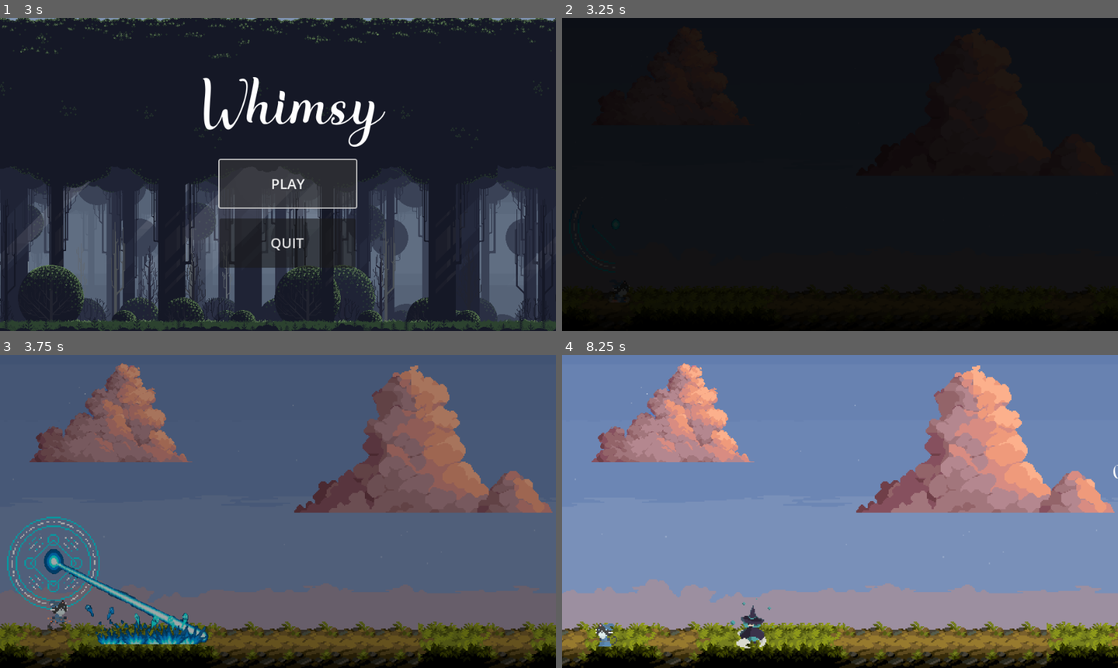
Above: before the commit, frames 1-4 (two rows, left to right).
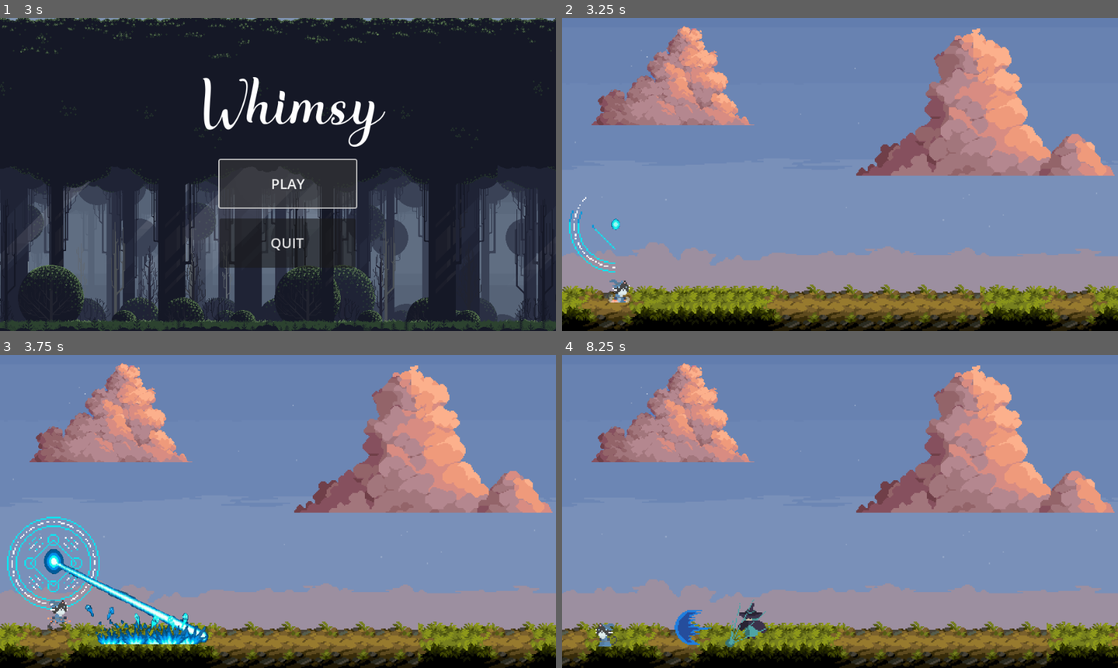
Above: after the commit, the same moments.

Repository: nakntums/Whimsy
Game: Godot game, scene res://scenes/start_screen.tscn
The game is run twice, just before and just after one commit, with the same random seed, the same clock (stepped at 60 frames per second) and the same inputs.
Inputs:
- Up to frame 1 (3 s): click "PLAY" at 0.5 s; click "PLAY" at 1.25 s; tap Enter at 2 s; hold E (attack_e) 2.03-2.78 s; hold Right (right) from 2.03 s (still down); tap Up (jump) at 2.27 s; tap Q (attack_q) at 2.3, 2.85 s
- Up to frame 2 (3.25 s): keep holding Right (right); tap Up (jump) at 3.02 s; tap R (attack_r) at 3.05 s
- Up to frame 3 (3.75 s): release Right (right) at 3.53 s; hold Left (left) from 3.53 s (still down); hold R (attack_r) from 3.53 s (still down)
- Up to frame 4 (8.25 s): tap W (attack_w) at 3.8, 4.35, 6.8, 7.35 s; release Left (left) at 4.28 s; release R (attack_r) at 4.28 s; hold Right (right) 4.28-5.78 s; tap Up (jump) at 4.52, 5.27, 6.02, 7.52 s; tap E (attack_e) at 4.55, 7.55 s; hold E (attack_e) 5.03-5.78 s; tap Q (attack_q) at 5.3, 5.85 s; hold Left (left) 5.78-6.53 s; tap R (attack_r) at 6.05 s; hold Right (right) 6.53-7.28 s; hold R (attack_r) 6.53-7.28 s; hold Left (left) from 7.28 s (still down); hold Ctrl (toggle_typing) from 8.03 s (still down)

Frame 1 is identical in both runs. In frame 2, 97% of the frame differs, in the area x 0-100%, y 0-100%; in frame 3, 94%; in frame 4, 1.0%.

Commit message:
health ui
1. hearts on screen reflect damage taken/healed

Diff:
--- /dev/null
+++ b/scenes/HealthUI.tscn
@@ -0,0 +1,20 @@
+[gd_scene load_steps=3 format=3 uid="uid://8pdr6k3m43mh"]
+
+[ext_resource type="Script" path="res://scripts/healthUI.gd" id="1_fxxqs"]
+[ext_resource type="Texture2D" uid="uid://d2mkcqhmvle4" path="res://assets/sprites/Heart.png" id="2_mta0i"]
+
+[node name="HeartsUI" type="CanvasLayer"]
+scale = Vector2(1.5, 1.5)
+transform = Transform2D(1.5, 0, 0, 1.5, 0, 0)
+script = ExtResource("1_fxxqs")
+heart_texture = ExtResource("2_mta0i")
+
+[node name="Control" type="Control" parent="."]
+layout_mode = 3
+anchors_preset = 0
+
+[node name="HeartsContainer" type="HBoxContainer" parent="Control"]
+offset_right = 40.0
+offset_bottom = 40.0
+theme_override_constants/separation = 0
+alignment = 1
--- /dev/null
+++ b/scenes/fairy_1.tscn
@@ -0,0 +1,73 @@
+[gd_scene load_steps=11 format=3 uid="uid://d4kuka7kde4a6"]
+
+[ext_resource type="Texture2D" uid="uid://dw5io0ufilswc" path="res://assets/sprites/Fairy/Fairy 1.png" id="1_ja1vh"]
+
+[sub_resource type="AtlasTexture" id="AtlasTexture_grhtv"]
+atlas = ExtResource("1_ja1vh")
+region = Rect2(0, 0, 32, 32)
+
+[sub_resource type="AtlasTexture" id="AtlasTexture_wqdjq"]
+atlas = ExtResource("1_ja1vh")
+region = Rect2(32, 0, 32, 32)
+
+[sub_resource type="AtlasTexture" id="AtlasTexture_w25lw"]
+atlas = ExtResource("1_ja1vh")
+region = Rect2(64, 0, 32, 32)
+
+[sub_resource type="AtlasTexture" id="AtlasTexture_jdwwd"]
+atlas = ExtResource("1_ja1vh")
+region = Rect2(96, 0, 32, 32)
+
+[sub_resource type="AtlasTexture" id="AtlasTexture_rxfvw"]
+atlas = ExtResource("1_ja1vh")
+region = Rect2(128, 0, 32, 32)
+
+[sub_resource type="AtlasTexture" id="AtlasTexture_x8x0u"]
+atlas = ExtResource("1_ja1vh")
+region = Rect2(160, 0, 32, 32)
+
+[sub_resource type="AtlasTexture" id="AtlasTexture_s0koe"]
+atlas = ExtResource("1_ja1vh")
+region = Rect2(192, 0, 32, 32)
+
+[sub_resource type="AtlasTexture" id="AtlasTexture_nt1ai"]
+atlas = ExtResource("1_ja1vh")
+region = Rect2(224, 0, 32, 32)
+
+[sub_resource type="SpriteFrames" id="SpriteFrames_s3r4e"]
+animations = [{
+"frames": [{
+"duration": 1.0,
+"texture": SubResource("AtlasTexture_grhtv")
+}, {
+"duration": 1.0,
+"texture": SubResource("AtlasTexture_wqdjq")
+}, {
+"duration": 1.0,
+"texture": SubResource("AtlasTexture_w25lw")
+}, {
+"duration": 1.0,
+"texture": SubResource("AtlasTexture_jdwwd")
+}, {
+"duration": 1.0,
+"texture": SubResource("AtlasTexture_rxfvw")
+}, {
+"duration": 1.0,
+"texture": SubResource("AtlasTexture_x8x0u")
+}, {
+"duration": 1.0,
+"texture": SubResource("AtlasTexture_s0koe")
+}, {
+"duration": 1.0,
+"texture": SubResource("AtlasTexture_nt1ai")
+}],
+"loop": true,
+"name": &"default",
+"speed": 10.0
+}]
+
+[node name="Node2D" type="Node2D"]
+
+[node name="AnimatedSprite2D" type="AnimatedSprite2D" parent="."]
+sprite_frames = SubResource("SpriteFrames_s3r4e")
+frame_progress = 0.656211
--- a/scenes/game.tscn
+++ b/scenes/game.tscn
@@ -6,6 +6,7 @@
 [ext_resource type="Texture2D" uid="uid://d2v1ufdf0tyun" path="res://assets/bg/1. NEW CLOUDS/1.png" id="2_1b4q3"]
 [ext_resource type="Texture2D" uid="uid://discvpcwirhbe" path="res://assets/bg/1. NEW CLOUDS/3.png" id="2_65vbm"]
 [ext_resource type="Texture2D" uid="uid://dodb8p7m4fs7s" path="res://assets/tiles/Tiles_2.png" id="2_ecea0"]
+[ext_resource type="PackedScene" uid="uid://8pdr6k3m43mh" path="res://scenes/HealthUI.tscn" id="3_4ysu8"]
 [ext_resource type="Texture2D" uid="uid://bnlp48jib0atj" path="res://assets/bg/1. NEW CLOUDS/2.png" id="3_li5yk"]
 [ext_resource type="Script" path="res://scripts/camera_2d.gd" id="4_y8tjv"]
 [ext_resource type="PackedScene" uid="uid://c2bqnwm48mhip" path="res://scenes/boss_1.tscn" id="5_u0g40"]
@@ -793,6 +794,8 @@
 position = Vector2(72, 0)
 shape = SubResource("WorldBoundaryShape2D_iauky")
 
+[node name="HealthUI" parent="." instance=ExtResource("3_4ysu8")]
+
 [node name="Boss_1" parent="." instance=ExtResource("5_u0g40")]
 position = Vector2(719, 32)
 
@@ -802,6 +805,7 @@
 [node name="TypingChallenge" parent="." instance=ExtResource("10_drl3r")]
 
 [node name="ColorRect" parent="." instance=ExtResource("7_4w0de")]
+visible = false
 offset_left = -209.0
 offset_top = -271.0
 offset_right = 1230.0
--- a/scripts/TypingChallenge.gd
+++ b/scripts/TypingChallenge.gd
@@ -226,13 +226,14 @@
 	# difficulty adjuster recommendation : append numbers and symbols in harder difficulties
 	return word_data[word_difficulty].pick_random()
 
-func stop_challenge():
+func stop_challenge(no_damage: bool = false):
 	if not is_challenge_active:
 		return
 
 	is_challenge_active = false
 	spawn_timer.stop()
 	hide()
+
 	emit_signal("challenge_ended")
 
 	var required_words := _get_required_word_count()
@@ -241,7 +242,7 @@
 	# clear all words - does not damage player if they performed well (passed threshold)
 	occupied_y_positions.clear()
 	for word_data in active_words.duplicate():
-		_remove_word(word_data, performed_well)
+		_remove_word(word_data, no_damage or performed_well)
 
 
 func _get_required_word_count() -> int:
--- a/scripts/game.gd
+++ b/scripts/game.gd
@@ -14,16 +14,25 @@
 	typing_challenge.challenge_started.connect(_on_challenge_started)
 	typing_challenge.challenge_ended.connect(_on_challenge_ended)
 
+	if boss:
+		boss.tree_exiting.connect(_on_boss_died)
+
 # Called every frame. 'delta' is the elapsed time since the previous frame.
 func _process(delta: float) -> void:
 	game_time += delta
 	# challenge starts at 10 seconds
-	if game_time > 5.0 and not initial_challenge_started and not challenge_active:
+	if game_time > 10.0 and not initial_challenge_started and not challenge_active:
 		start_typing_challenge()
 		initial_challenge_started = true
 
-	if game_time > 40.0 and challenge_active:
+	if game_time > 30.0 and challenge_active:
 		end_typing_challenge()
+
+
+func _on_boss_died():
+	print("BOSS DIED - ENDING CHALLENGE EARLY")
+	if challenge_active:
+		typing_challenge.stop_challenge(true)
 
 func start_typing_challenge():
 	challenge_active = true
@@ -47,8 +56,8 @@
 		boss.end_challenge()
 
 # for debugging
-func _on_typing_result(success: bool):
-	print("Word %s" % ["completed successfully!" if success else "failed!"])
+#func _on_typing_result(success: bool):
+	#print("Word %s" % ["completed successfully!" if success else "failed!"])
 
 # prevent memory leaks
 #func _exit_tree():
--- /dev/null
+++ b/scripts/healthUI.gd
@@ -0,0 +1,72 @@
+extends CanvasLayer
+
+@export var max_hearts := 9
+@export var heart_texture : Texture
+@export var heart_size := Vector2(36, 36)
+
+@onready var hearts_container = $Control/HeartsContainer
+
+func _ready():
+	hearts_container.size_flags_horizontal = Control.SIZE_EXPAND_FILL
+	hearts_container.size_flags_vertical = Control.SIZE_EXPAND_FILL
+	await get_tree().process_frame
+	initialize_hearts()
+
+func initialize_hearts():
+	if not hearts_container:
+		print("NO HEARTSCONTAINER FOUND")
+		return
+	# clear existing hearts
+	for child in hearts_container.get_children():
+		child.queue_free()
+
+	# make new hearts as needed
+	for i in range(max_hearts):
+		var heart = TextureRect.new()
+		heart.name = "Heart_%d" % (i+1)
+		heart.texture = heart_texture
+		heart.expand_mode = TextureRect.EXPAND_IGNORE_SIZE
+		heart.stretch_mode = TextureRect.STRETCH_KEEP_ASPECT_CENTERED
+		heart.custom_minimum_size = heart_size
+
+		heart.modulate.a = 0
+		hearts_container.add_child(heart)
+
+		#var tween = create_tween()
+		#tween.tween_property(heart, "modulate:a", 1.0, 0.2).set_delay(i * 0.05)
+
+func update_hearts(current_health: int):
+	if not hearts_container:
+		print("NO HEARTSCONTAINER FOUND")
+		return
+
+	var hearts = hearts_container.get_children()
+
+	for i in range(hearts.size()):
+		var heart = hearts[i]
+		var should_be_visible = i < current_health
+		if heart.visible == should_be_visible:
+			continue
+		if should_be_visible:
+			# fade in when healed
+			heart.visible = true
+			var tween = create_tween()
+			tween.tween_property(heart, "modulate:a", 1.0, 0.3)
+		else:
+			# fade out when losing health
+			var tween = create_tween()
+			tween.tween_property(heart, "modulate:a", 0.0, 0.2)
+			tween.tween_callback(heart.set.bind("visible", false))
+
+func play_damage_effect():
+	if not hearts_container:
+		print("NO HEARTSCONTAINER FOUND")
+		return
+
+	for heart in hearts_container.get_children():
+		if heart.visible:
+			var tween = create_tween().set_parallel(true)
+			tween.tween_property(heart, "position:x", heart.position.x + 4, 0.1)
+			tween.tween_property(heart, "modulate", Color.RED, 0.1)
+			tween.chain().tween_property(heart, "position:x", heart.position.x, 0.1)
+			tween.tween_property(heart, "modulate", Color.WHITE, 0.1)
--- a/scripts/player.gd
+++ b/scripts/player.gd
@@ -21,12 +21,15 @@
 var loop_frame_index = 0
 
 # player health
-@export var max_health : int = 999
+@export var max_health : int = 9
 @onready var current_health : int = max_health
 
 # components
 @onready var animated_sprite : AnimatedSprite2D = $AnimatedSprite2D
 @onready var collision_shape : CollisionShape2D = $CollisionShape2D
+
+# player hearts
+@onready var health_ui = get_node("/root/Game/HealthUI")
 
 # spells and cooldowns
 @onready var flame_spell : Area2D = $skill_q
@@ -154,6 +157,8 @@
 			is_w_on_cooldown = true
 			# heal logic can remain in player script because it does not interact w/ boss hitboxes
 			current_health = min(current_health + 1, max_health)
+			if health_ui:
+				health_ui.update_hearts(current_health)
 			print("Healed! Current health: ", current_health)
 		"lightning":
 			animated_sprite.play("cast_e")
@@ -223,12 +228,17 @@
 
 # taking damage logic
 func take_damage(amount: int) -> void:
+	current_health -= amount
+	if health_ui:
+		health_ui.play_damage_effect()
+		health_ui.update_hearts(current_health)
+
 	for i in range(3):  # damage indicator
 		animated_sprite.modulate = Color(1, 0, 0, 1)
 		await get_tree().create_timer(0.1).timeout
 		animated_sprite.modulate = Color(1, 1, 1, 1)
 		await get_tree().create_timer(0.1).timeout
-	current_health -= amount
+	#debug line
 	print("Player took ", amount, " damage. Health: ", current_health)
 
 func die() -> void:
Binary file added: assets/sprites/Fairy/Fairy 1.png
Not shown, added: assets/sprites/Fairy/Fairy 1.png.import
Binary file added: assets/sprites/Fairy/Fairy 2.png
Not shown, added: assets/sprites/Fairy/Fairy 2.png.import
Binary file added: assets/sprites/Fairy/Fairy 3.png
Not shown, added: assets/sprites/Fairy/Fairy 3.png.import
Binary file added: assets/sprites/Heart.png
Not shown, added: assets/sprites/Heart.png.import
Binary file added: assets/sprites/chests.png
Not shown, added: assets/sprites/chests.png.import
Not shown: 1 places in scenes/game.tscn that only renumber resources
